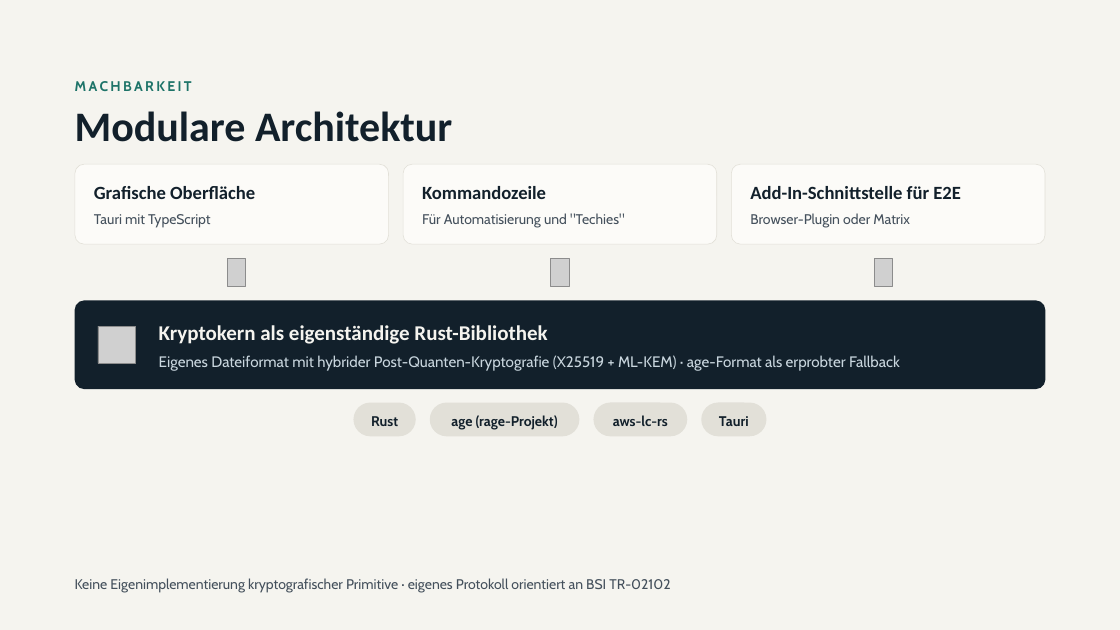
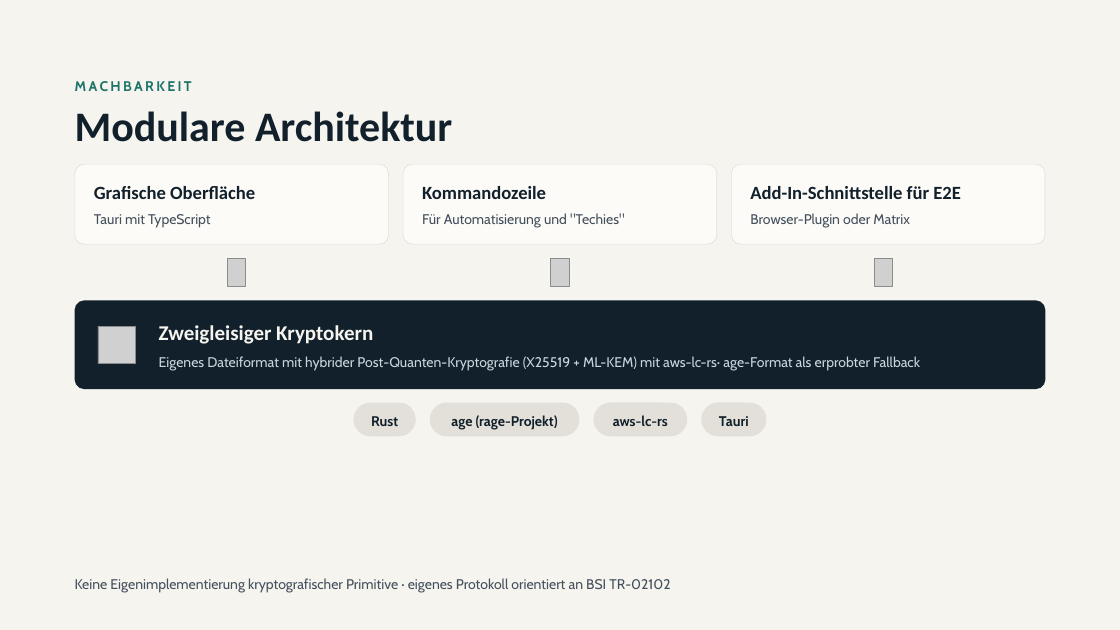
Before and after one commit to Lemnos-Labs/Aegis, a slide deck: slide 4 of KickOff/Aegis Kickoff.pptx. Drawn at 1120x630 pixels with LibreOffice and Linux fonts; fonts in the diff are those of the drawing; grey boxes stand for pictures. Boxes give left, top, right and bottom in pixels: in the first picture for what was removed or moved away, otherwise in the second. Text is boxed around its words. In the diff, an @@ line names an element or a change of style, - is before the commit and + after.

Commit message:
Leckerschmecker

```diff
--- a/KickOff/Aegis Kickoff.pptx
+++ b/KickOff/Aegis Kickoff.pptx
@@ text at bbox=[159, 325, 373, 344]: text changed @@
-Kryptokern als eigenständige Rust-Bibliothek
+Zweigleisiger Kryptokern
@@ text at bbox=[159, 356, 920, 371]: text changed; size 13 to 12 pt @@
-Eigenes Dateiformat mit hybrider Post-Quanten-Kryptografie (X25519 + ML-KEM) · age-Format als erprobter Fallback
+Eigenes Dateiformat mit hybrider Post-Quanten-Kryptografie (X25519 + ML-KEM) mit aws-lc-rs· age-Format als erprobter Fallback
```
